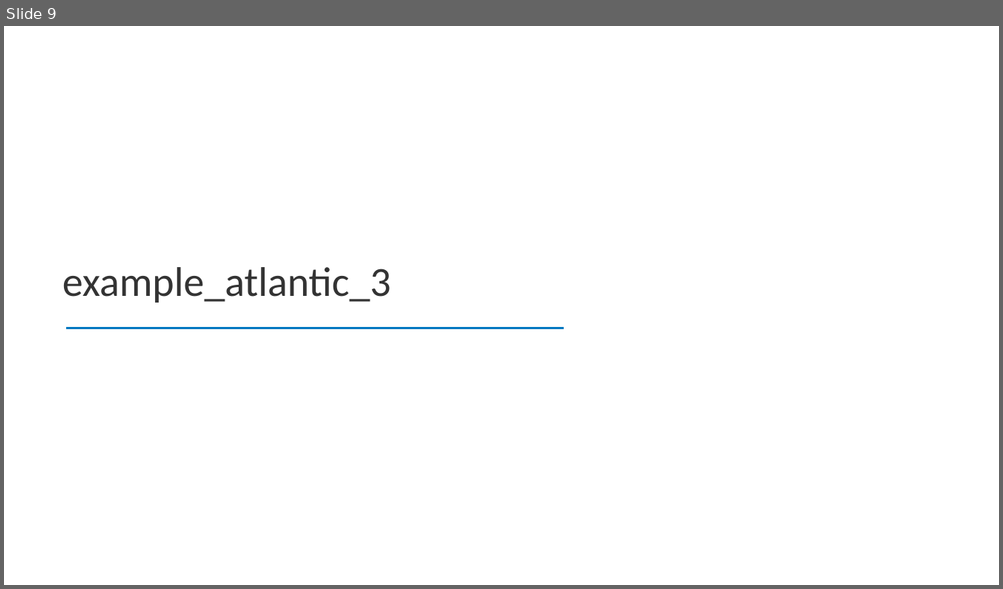
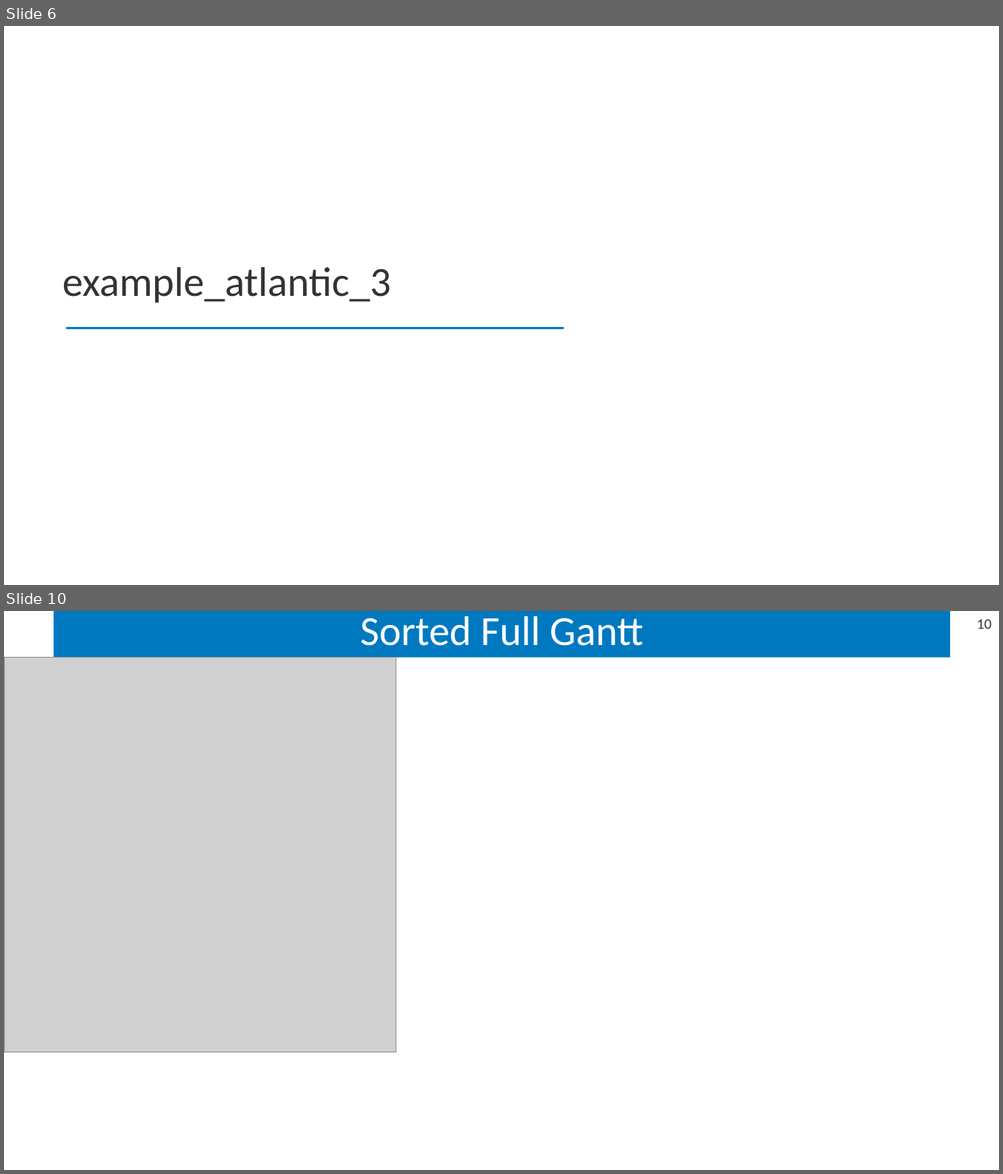
Before and after one commit to sbredenk/CORAL, a slide deck: postprocessing/results/example_atlantic/example_atlantic_results.pptx. Shown one above the other, each under a label of ours: slide 9 before the commit, slides 6 and 10 after it; the slides between them are not shown. The pictures are 1003x589 and 1003x1174 pixels, drawn with LibreOffice and Linux fonts; fonts in the diff are those of the drawing; grey boxes stand for pictures. Boxes give left, top, right and bottom in pixels: in the first picture for what was removed or moved away, otherwise in the second. Text is boxed around its words. In the diff, an @@ line names an element or a change of style, - is before the commit and + after.

```diff
--- a/postprocessing/results/example_atlantic/example_atlantic_results.pptx
+++ b/postprocessing/results/example_atlantic/example_atlantic_results.pptx
@@ slide 10 added at <box>4,611,999,1170</box>, background #FFFFFF @@
@@ title added at <box>54,611,950,658</box>, fill #0079C1, 40 pt, text #FFFFFF @@
+Sorted Full Gantt
@@ page number added at <box>976,619,991,629</box>, 14 pt, text #333333 @@
+10
@@ picture added at <box>4,658,395,1053</box> @@
@@ what was slide 9 is now slide 6 @@
```
Also in this commit, not shown: 1 slide changed, 8 other slides added, 7 slides removed, 42 other files.
